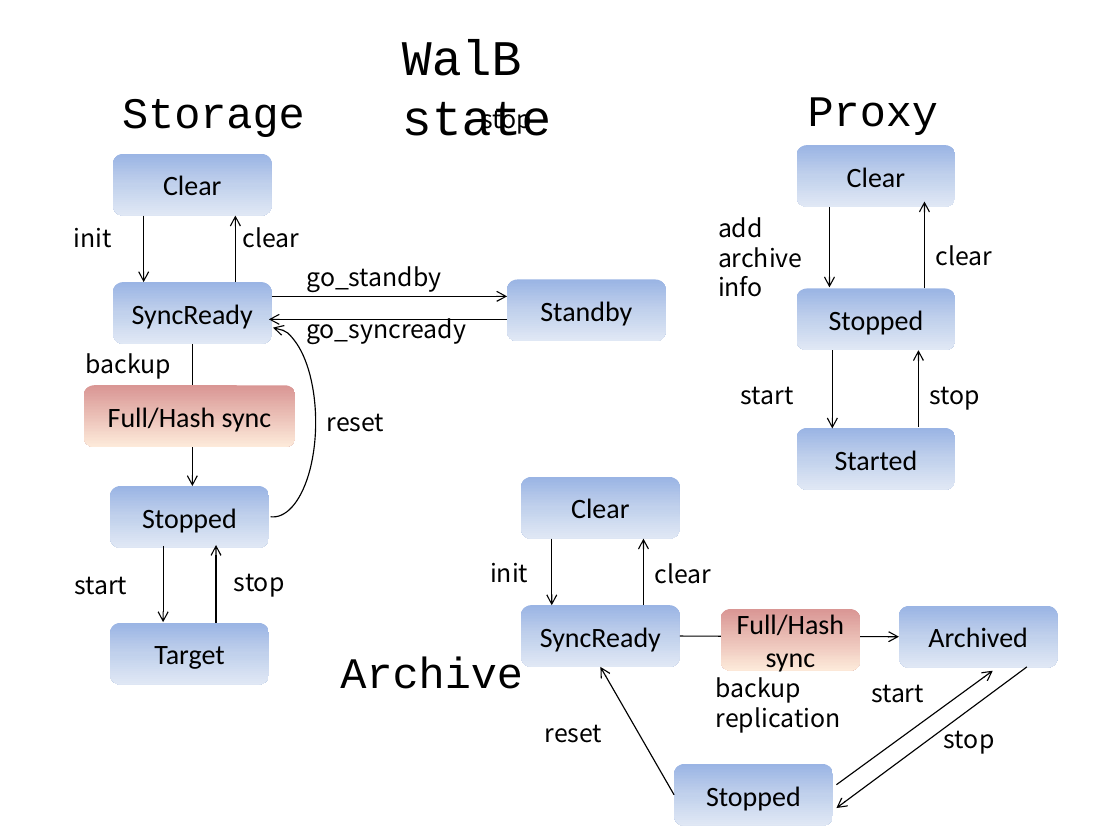
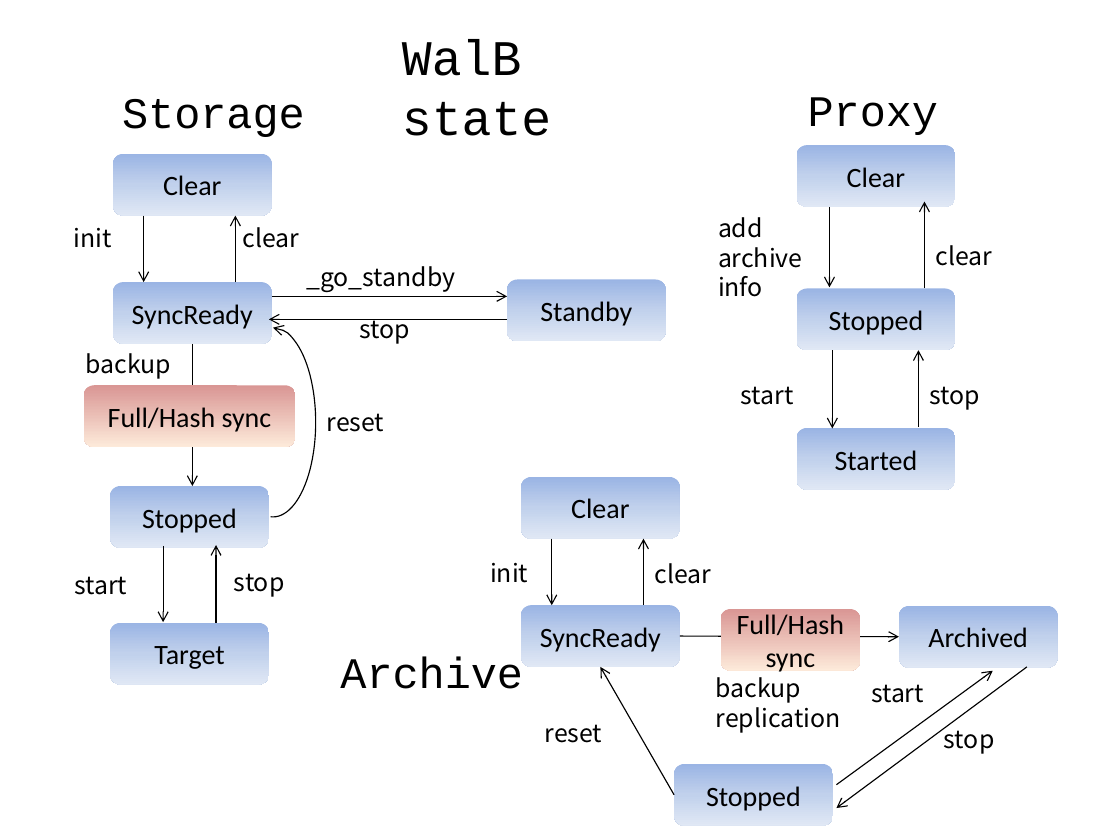
Before and after one commit to walb-linux/walb-tools, a slide deck: slide 1 of doc/state-cmd.pptx. Drawn at 1120x840 pixels with LibreOffice and Linux fonts; fonts in the diff are those of the drawing. Boxes give left, top, right and bottom in pixels: in the first picture for what was removed or moved away, otherwise in the second. Text is boxed around its words. In the diff, an @@ line names an element or a change of style, - is before the commit and + after.

Commit message:
fix state

```diff
--- a/doc/state-cmd.pptx
+++ b/doc/state-cmd.pptx
@@ text at <box>306,266,455,293</box>: text changed @@
-go_standby
+_go_standby
@@ text removed at <box>306,318,466,344</box> @@
-go_syncready
@@ text "stop" rewrapped from <box>481,102,532,134</box> to <box>359,319,410,344</box> @@
```
